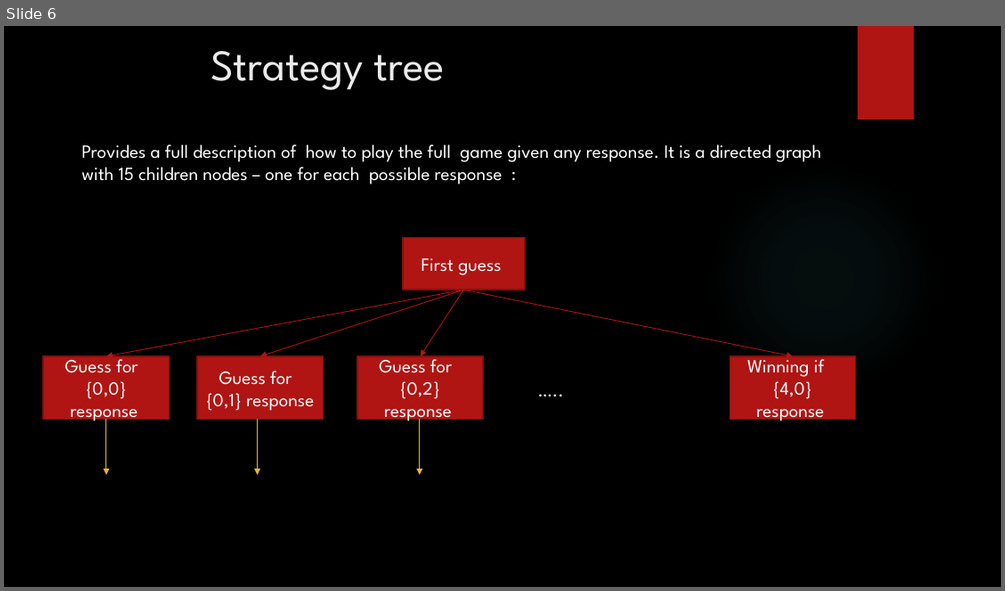
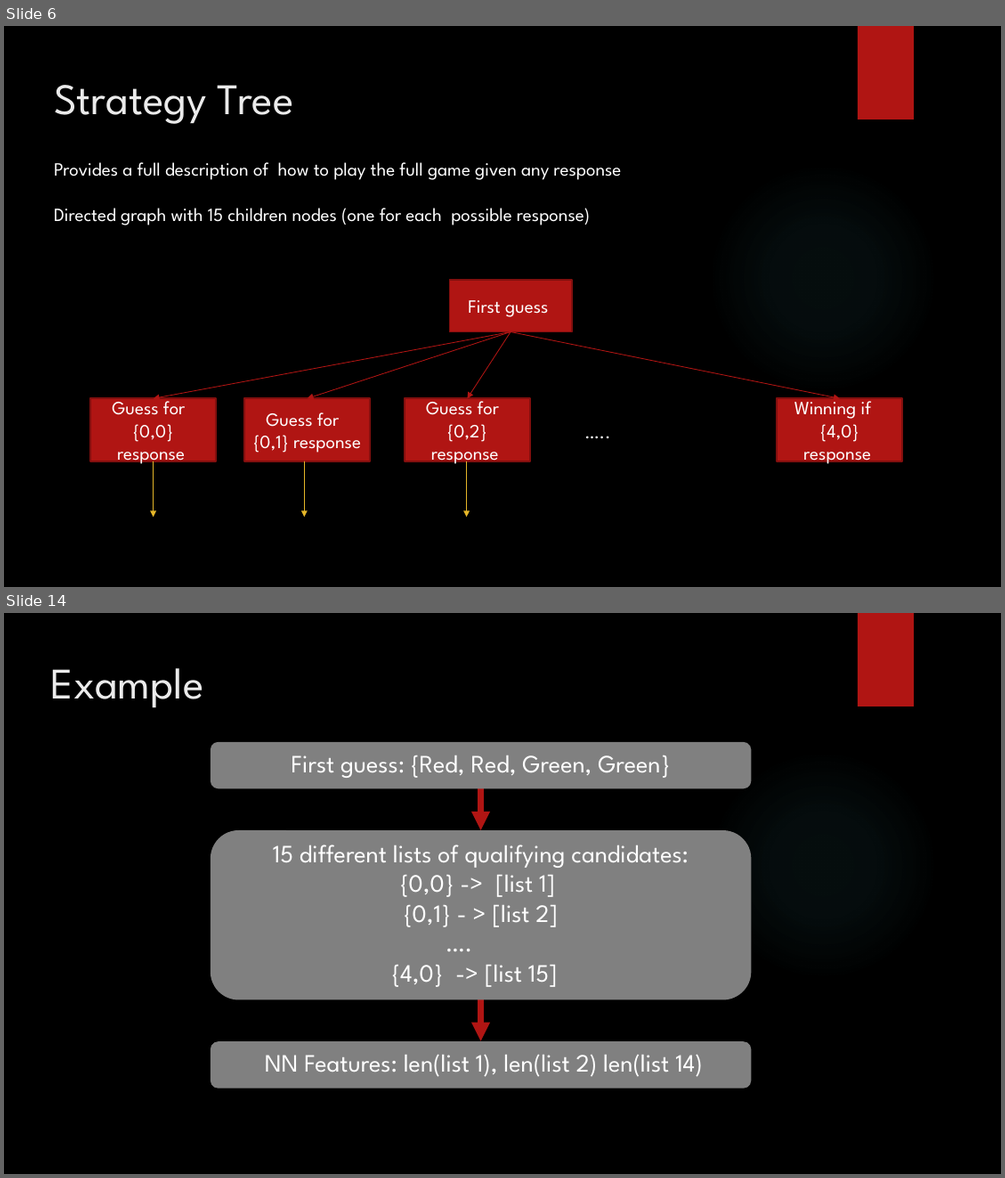
Before and after one commit to gilsh2/final_ai_project, a slide deck: ai_final_project_mastermind.pptx. Shown one above the other, each under a label of ours: slide 6 before the commit, slides 6 and 14 after it; the slides between them are not shown. The pictures are 1005x591 and 1005x1178 pixels, drawn with LibreOffice and Linux fonts; fonts in the diff are those of the drawing; background and template pictures are left out. Boxes give left, top, right and bottom in pixels: in the first picture for what was removed or moved away, otherwise in the second. Text is boxed around its words. In the diff, an @@ line names an element or a change of style, - is before the commit and + after.

```diff
--- a/ai_final_project_mastermind.pptx
+++ b/ai_final_project_mastermind.pptx
@@ slide 14 added at box(4, 613, 1001, 1174), background picture (left out); not listed: 2 template elements that a slide beside it also shows @@
@@ title added at box(50, 668, 203, 708), 42 pt, text #EBEBEB @@
+Example
@@ rounded rectangle added at box(210, 742, 751, 788), fill #808080 @@
@@ text added at box(265, 755, 703, 1077), 24 pt, text #FFFFFF @@
+First guess: {Red, Red, Green, Green}
+15 different lists of qualifying candidates:
+{0,0} -> [list 1]
+{0,1} - > [list 2]
+….
+{4,0} -> [list 15]
+NN Features: len(list 1), len(list 2) len(list 14)
@@ arrow added from (481, 779) to (481, 831), #B01513 6 pt @@
@@ rounded rectangle added at box(210, 831, 751, 1000), fill #808080 @@
@@ arrow added from (481, 990) to (481, 1041), #B01513 6 pt @@
@@ rounded rectangle added at box(210, 1041, 751, 1088), fill #808080 @@
@@ slide 6 changed as well @@
@@ text at box(54, 85, 294, 124): text changed @@
-Strategy tree
+Strategy Tree
@@ text at box(54, 162, 621, 225): text changed @@
-Provides a full description of how to play the full game given any response. It is a directed graph with 15 children nodes – one for each possible response :
+Provides a full description of how to play the full game given any response
+Directed graph with 15 children nodes (one for each possible response)
@@ rectangle "Guess for": place and size @@
-rectangle "Guess for" at box(44, 356, 170, 419)
+rectangle "Guess for" at box(90, 398, 217, 461)
@@ text "…..": place and size @@
-text "….." at box(531, 375, 759, 404)
+text "….." at box(577, 417, 806, 446)
@@ 7 arrows, 4 rectangles: place and size @@
-7 arrows, 4 rectangles at box(106, 238, 856, 475)
+7 arrows, 4 rectangles at box(154, 280, 903, 516)
```
Also in this commit, not shown: 14 other slides changed, 3 other slides added, 1 other file.
